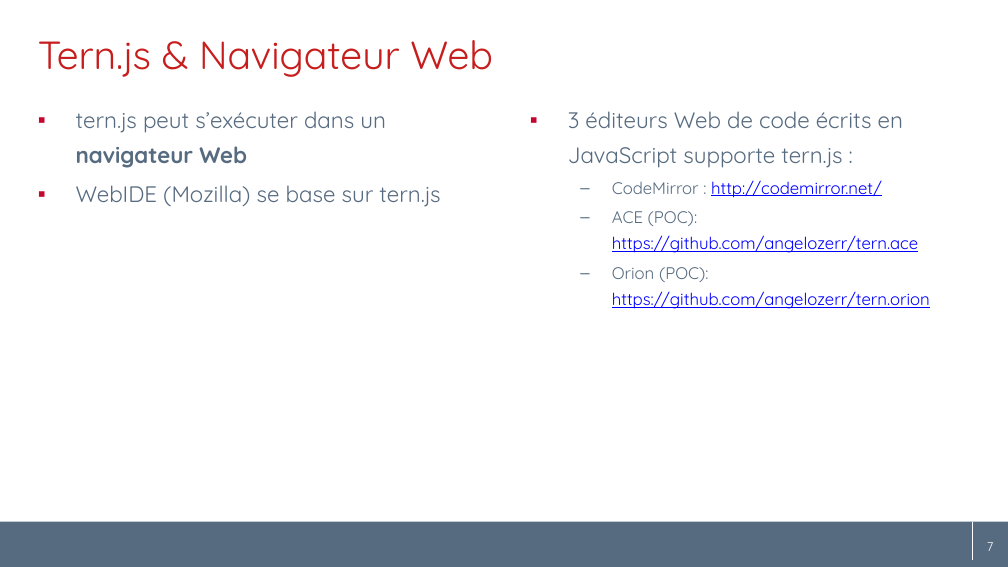
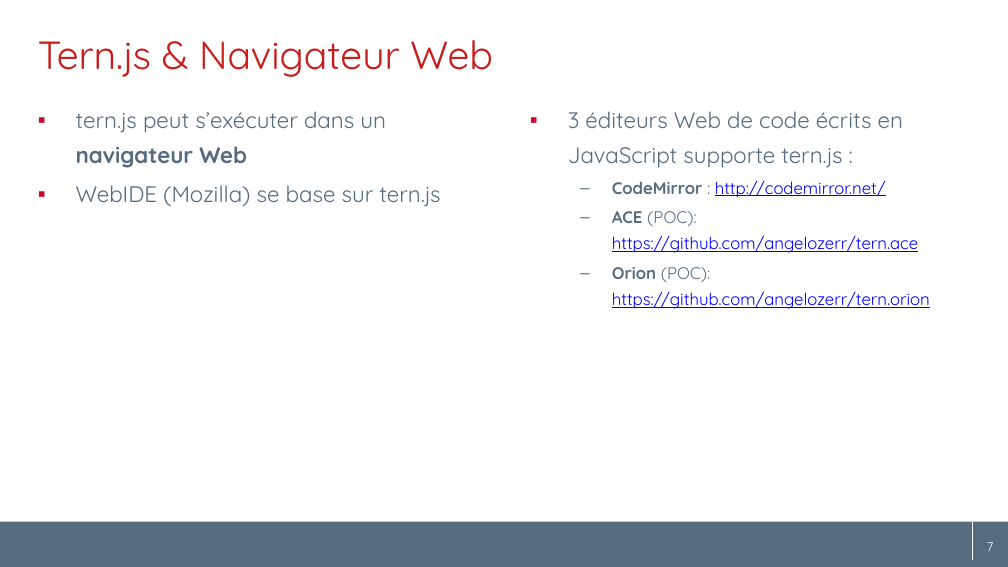
Before and after one commit to angelozerr/tern.java, a slide deck: slide 7 of docs/tern.java_fr.pptx. Drawn at 1008x567 pixels with LibreOffice and Linux fonts; fonts in the diff are those of the drawing; background and template pictures are left out. Boxes give left, top, right and bottom in pixels: in the first picture for what was removed or moved away, otherwise in the second. Text is boxed around its words. In the diff, an @@ line names an element or a change of style, - is before the commit and + after.

```diff
--- a/docs/tern.java_fr.pptx
+++ b/docs/tern.java_fr.pptx
@@ text at (612,180,930,309): bold on in "CodeMirror", "ACE", "Orion" @@
```
Also in this commit, not shown: 4 other slides changed, 1 slide added.
